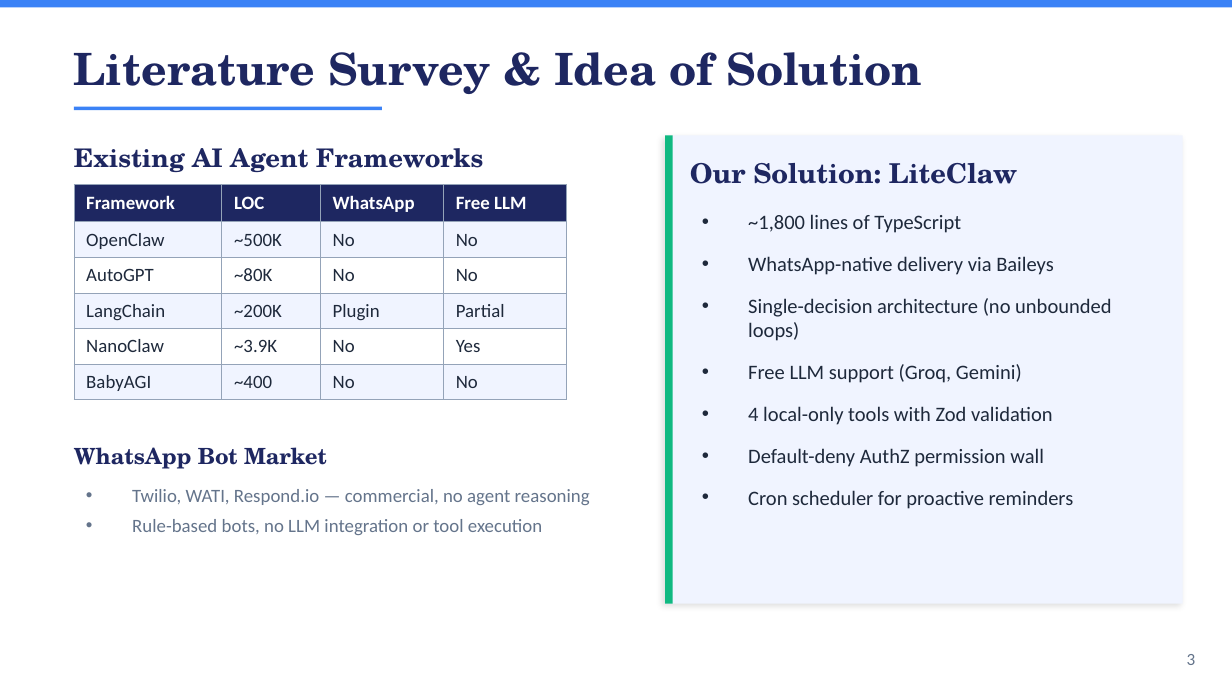
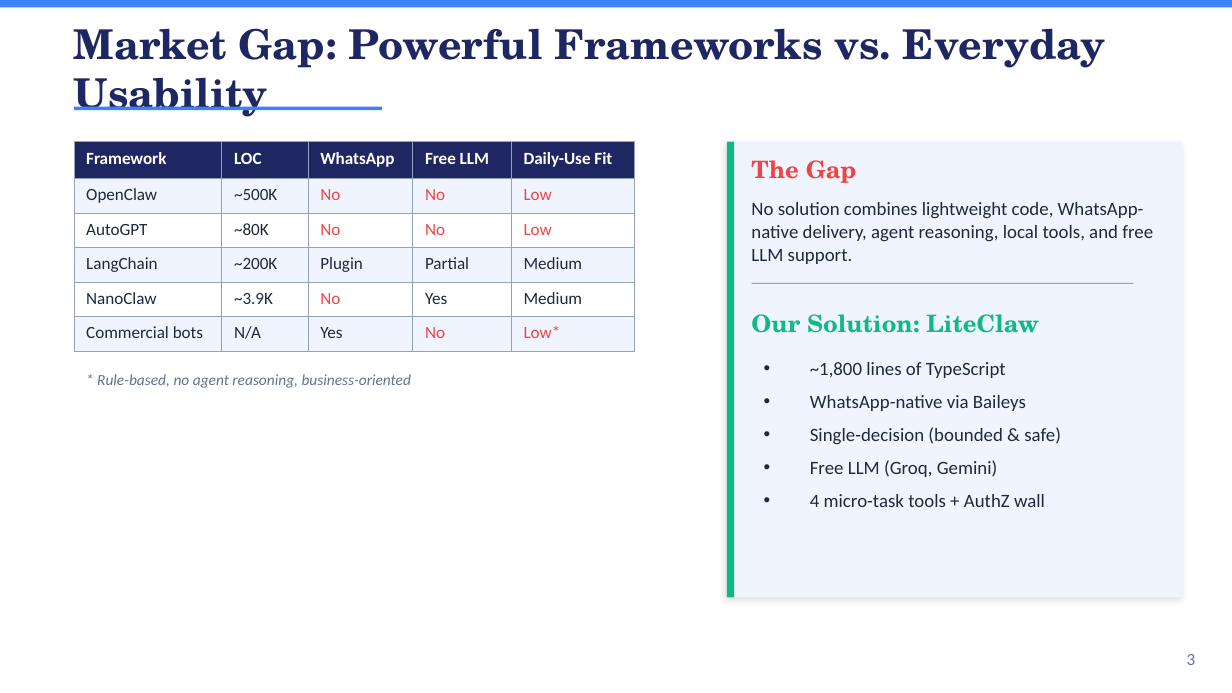
Before and after one commit to LIJianxuanLeo/liteclaw, a slide deck: slide 3 of docs/presentation.pptx. Drawn at 1232x693 pixels with LibreOffice and Linux fonts; fonts in the diff are those of the drawing. Boxes give left, top, right and bottom in pixels: in the first picture for what was removed or moved away, otherwise in the second. Text is boxed around its words. In the diff, an @@ line names an element or a change of style, - is before the commit and + after.

```diff
--- a/docs/presentation.pptx
+++ b/docs/presentation.pptx
@@ text at [74, 28, 1106, 117]: text changed; size 26 to 24 pt @@
-Literature Survey & Idea of Solution
+Market Gap: Powerful Frameworks vs. Everyday Usability
@@ table at [74, 142, 634, 343] @@
-column 1, row 6: BabyAGI
+column 1, row 6: Commercial bots
-column 2, row 6: ~400
+column 2, row 6: N/A
-column 3, row 6: No
+column 3, row 6: Yes
+column 5: Daily-Use Fit | Low | Low | Medium | Medium | Low*
@@ table: place and size @@
-table at [74, 185, 567, 395]
+table at [74, 142, 634, 343]
@@ text removed at [74, 148, 483, 172] @@
-Existing AI Agent Frameworks
@@ rectangle: place and size @@
-rectangle at [665, 136, 1183, 604]
+rectangle at [727, 142, 1183, 598]
@@ rectangle: place and size @@
-rectangle at [665, 136, 673, 604]
+rectangle at [727, 142, 734, 598]
@@ text added at [751, 160, 857, 183], 14 pt, text #EF4444, bold @@
+The Gap
@@ text added at [751, 202, 1153, 264], 11 pt, text #1E293B @@
+No solution combines lightweight code, WhatsApp-native delivery, agent reasoning, local tools, and free LLM support.
@@ line added from (752, 283) to (1133, 283), #94A3B8 0.5 pt @@
@@ text "Our Solution: LiteClaw": place and size @@
-text "Our Solution: LiteClaw" at [690, 163, 1017, 184]
+text "Our Solution: LiteClaw" at [751, 314, 1039, 333]
@@ text "Our Solution: LiteClaw" at [751, 314, 1039, 333]: size 16 to 14 pt, text colour #1E2761 to #10B981 @@
@@ text "~1,800 lines of TypeScript": place and size @@
-text "~1,800 lines of TypeScript" at [748, 214, 1111, 509]
+text "~1,800 lines of TypeScript" at [810, 362, 1061, 507]
@@ text added at [97, 374, 411, 388], 9 pt, text #64748B, italic @@
+* Rule-based, no agent reasoning, business-oriented
@@ text at [810, 362, 1006, 378]: size 12 to 11 pt in "~1,800 lines of TypeScript"; less space between paragraphs @@
@@ text at [810, 395, 1061, 507]: text changed; size 12 to 11 pt @@
-• WhatsApp-native delivery via Baileys
-• Single-decision architecture (no unbounded loops)
-• Free LLM support (Groq, Gemini)
-• 4 local-only tools with Zod validation
-• Default-deny AuthZ permission wall
-• Cron scheduler for proactive reminders
+• WhatsApp-native via Baileys
+• Single-decision (bounded & safe)
+• Free LLM (Groq, Gemini)
+• 4 micro-task tools + AuthZ wall
@@ text removed at [74, 447, 327, 469] @@
-WhatsApp Bot Market
@@ text removed at [132, 489, 590, 535] @@
-• Twilio, WATI, Respond.io — commercial, no agent reasoning
-• Rule-based bots, no LLM integration or tool execution
```
Also in this commit, not shown: 4 other slides changed, 5 slides added, 5 slides removed, 4 other files.
